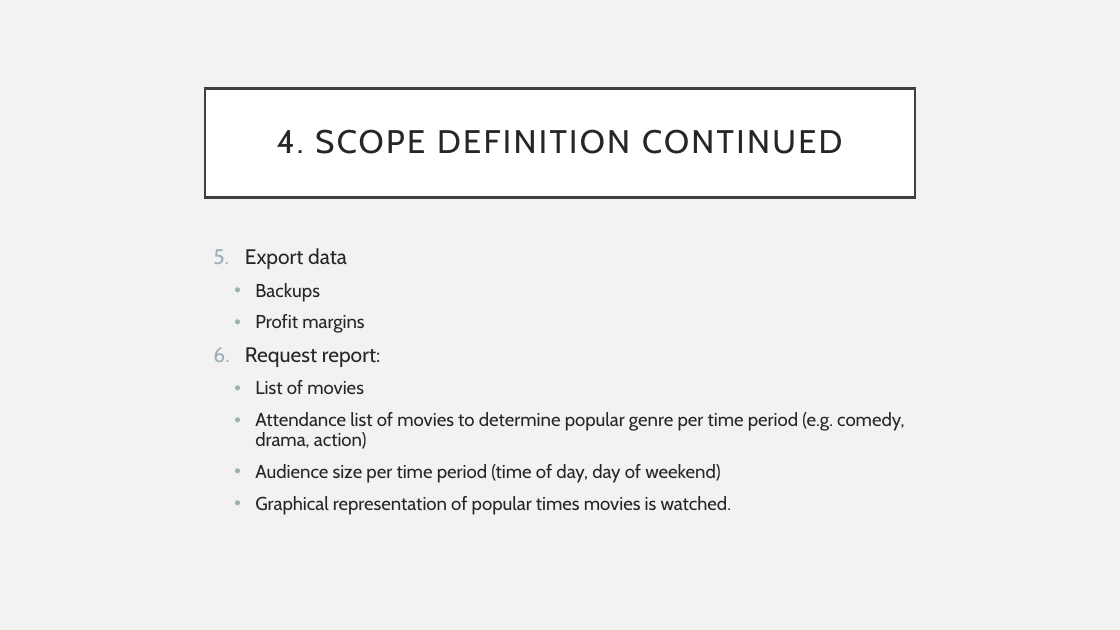
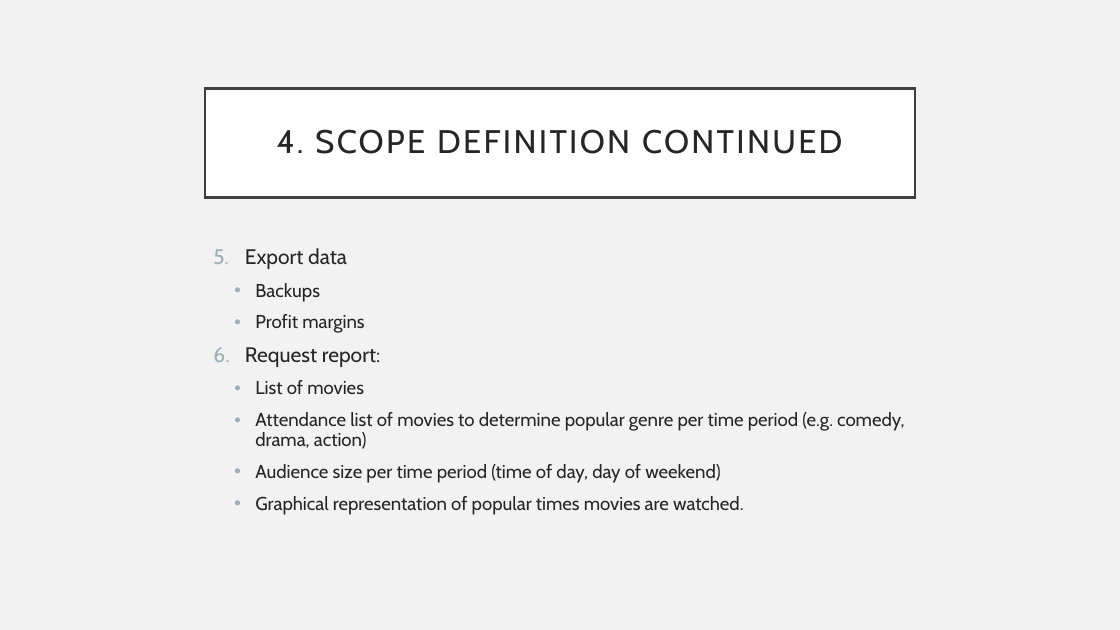
Before and after one commit to Jeaninjeanz/CMPG213, a slide deck: slide 8 of Powerpoint Version 2.pptx. Drawn at 1120x630 pixels with LibreOffice and Linux fonts; fonts in the diff are those of the drawing. Boxes give left, top, right and bottom in pixels: in the first picture for what was removed or moved away, otherwise in the second. Text is boxed around its words. In the diff, an @@ line names an element or a change of style, - is before the commit and + after.

Commit message:
Moderated files
Simply checked spelling (which was fine) and fixed a few small grammar errors. Also some layout issues with powerpoint, but nothing major

```diff
--- a/Powerpoint Version 2.pptx
+++ b/Powerpoint Version 2.pptx
@@ text at bbox=[255, 496, 744, 515]: text changed @@
-  • Graphical representation of popular times movies is watched.
+  • Graphical representation of popular times movies are watched.
```
Also in this commit, not shown: 8 other slides changed.
